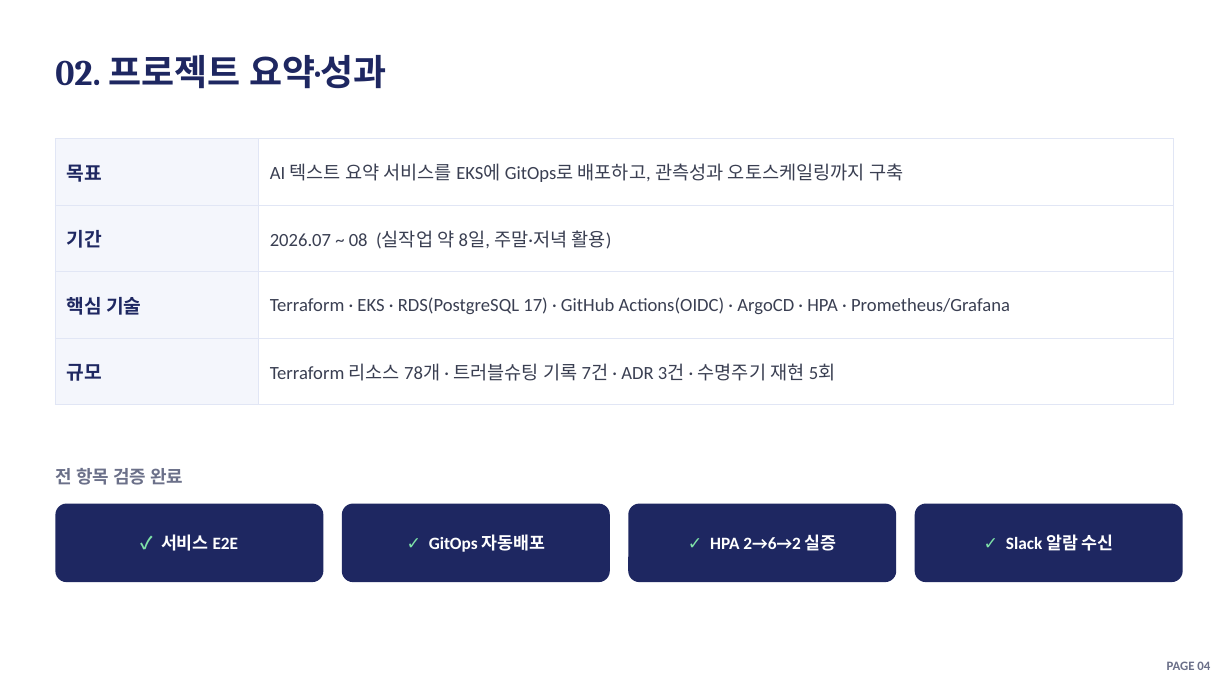
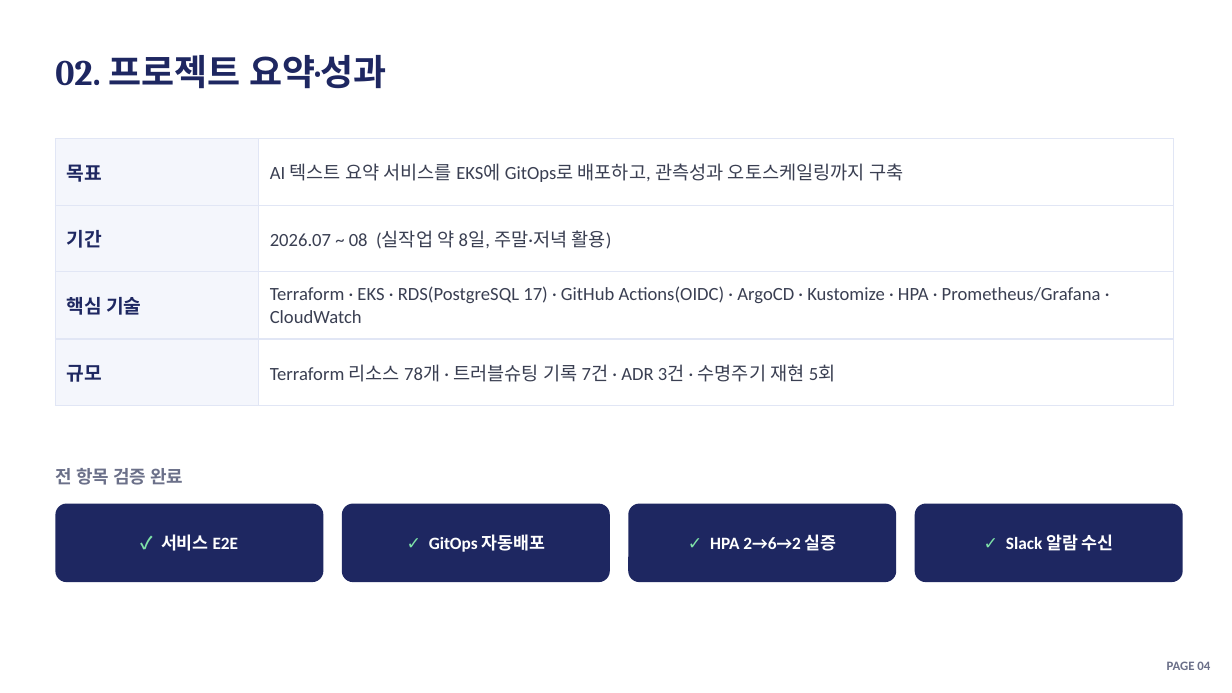
Before and after one commit to soc05272/eks-gitops-portfolio, a slide deck: slide 4 of docs/presentation.pptx. Drawn at 1232x693 pixels with LibreOffice and Linux fonts; fonts in the diff are those of the drawing. Boxes give left, top, right and bottom in pixels: in the first picture for what was removed or moved away, otherwise in the second. Text is boxed around its words. In the diff, an @@ line names an element or a change of style, - is before the commit and + after.

```diff
--- a/docs/presentation.pptx
+++ b/docs/presentation.pptx
@@ table at (x1=55, y1=139, x2=1174, y2=386) @@
-row 3, column 2: Terraform · EKS · RDS(PostgreSQL 17) · GitHub Actions(OIDC) · ArgoCD · HPA · Prometheus/Grafana
+row 3, column 2: Terraform · EKS · RDS(PostgreSQL 17) · GitHub Actions(OIDC) · ArgoCD · Kustomize · HPA · Prometheus/Grafana · CloudWatch
```
Also in this commit, not shown: 8 other slides changed, 10 other files.
